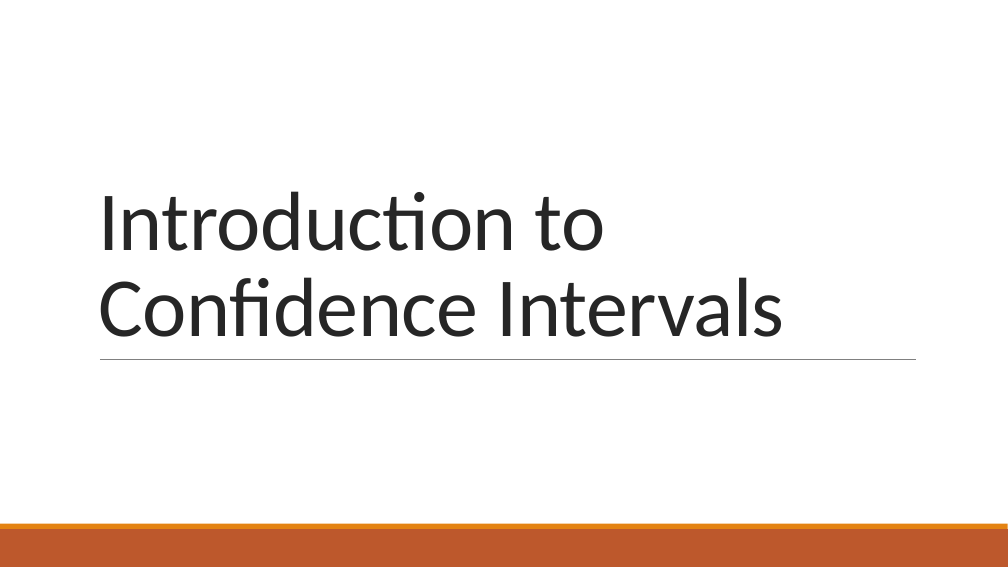
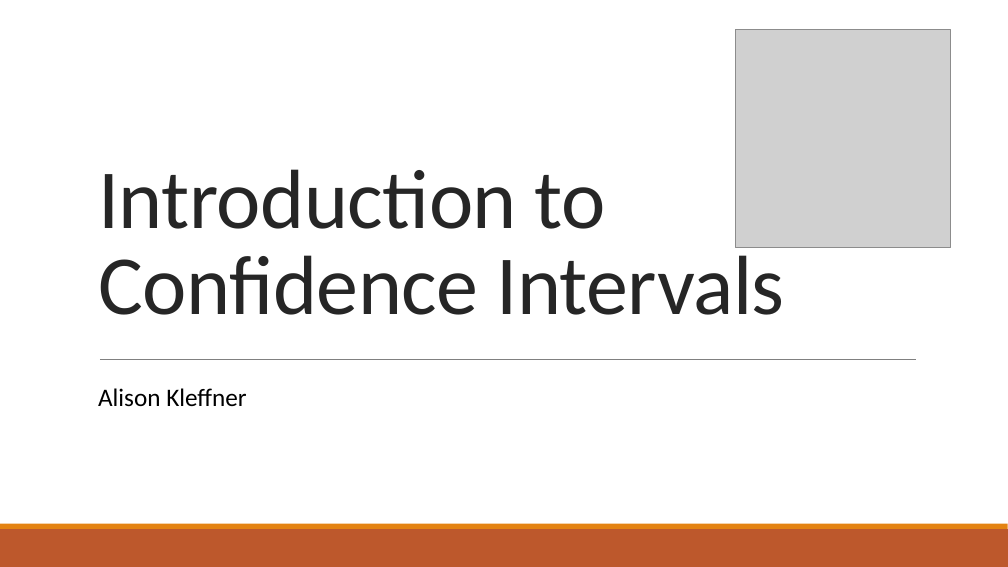
Before and after one commit to alisonkleffner/presentations, a slide deck: slide 1 of job/teaching/teaching-demonstration2.pptx. Drawn at 1008x567 pixels with LibreOffice and Linux fonts; fonts in the diff are those of the drawing; grey boxes stand for pictures. Boxes give left, top, right and bottom in pixels: in the first picture for what was removed or moved away, otherwise in the second. Text is boxed around its words. In the diff, an @@ line names an element or a change of style, - is before the commit and + after.

Commit message:
add qr code to slides

```diff
--- a/job/teaching/teaching-demonstration2.pptx
+++ b/job/teaching/teaching-demonstration2.pptx
@@ picture added at (736,29,951,247) @@
@@ title "Introduction to Confidence Intervals": place and size @@
-title "Introduction to Confidence Intervals" at (98,191,784,337)
+title "Introduction to Confidence Intervals" at (98,169,784,315)
@@ text added at (98,388,246,407), 24 pt, text #000000 @@
+Alison Kleffner
```
Also in this commit, not shown: 2 other files.
